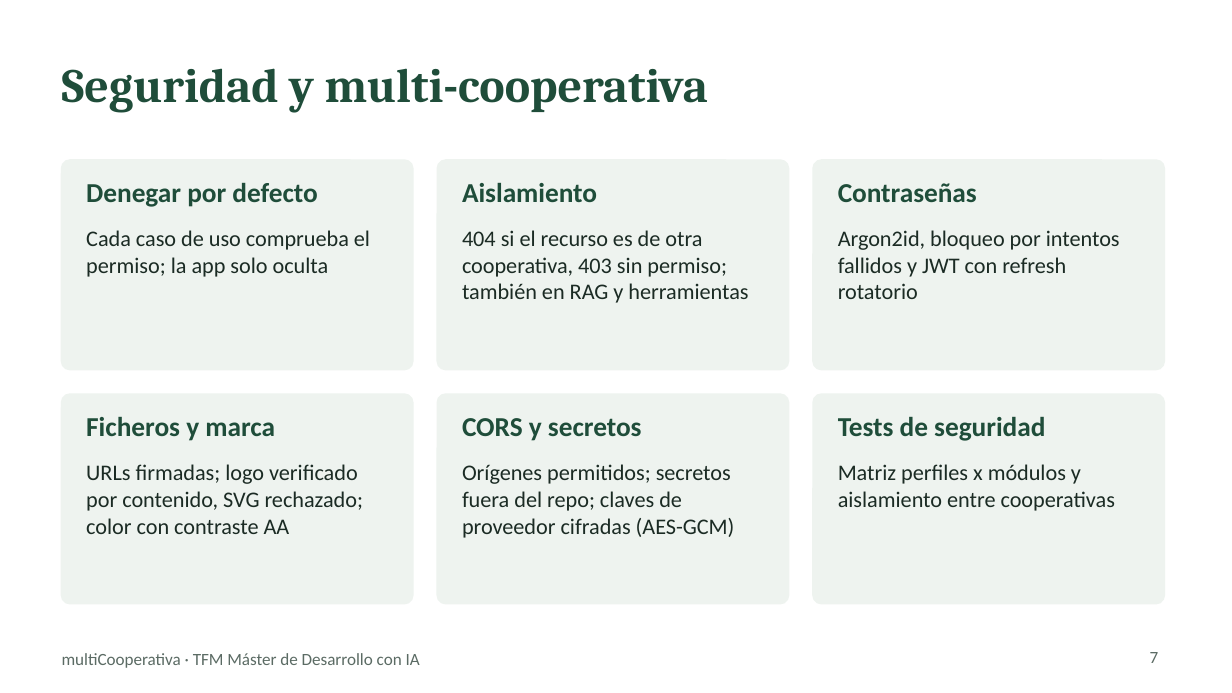
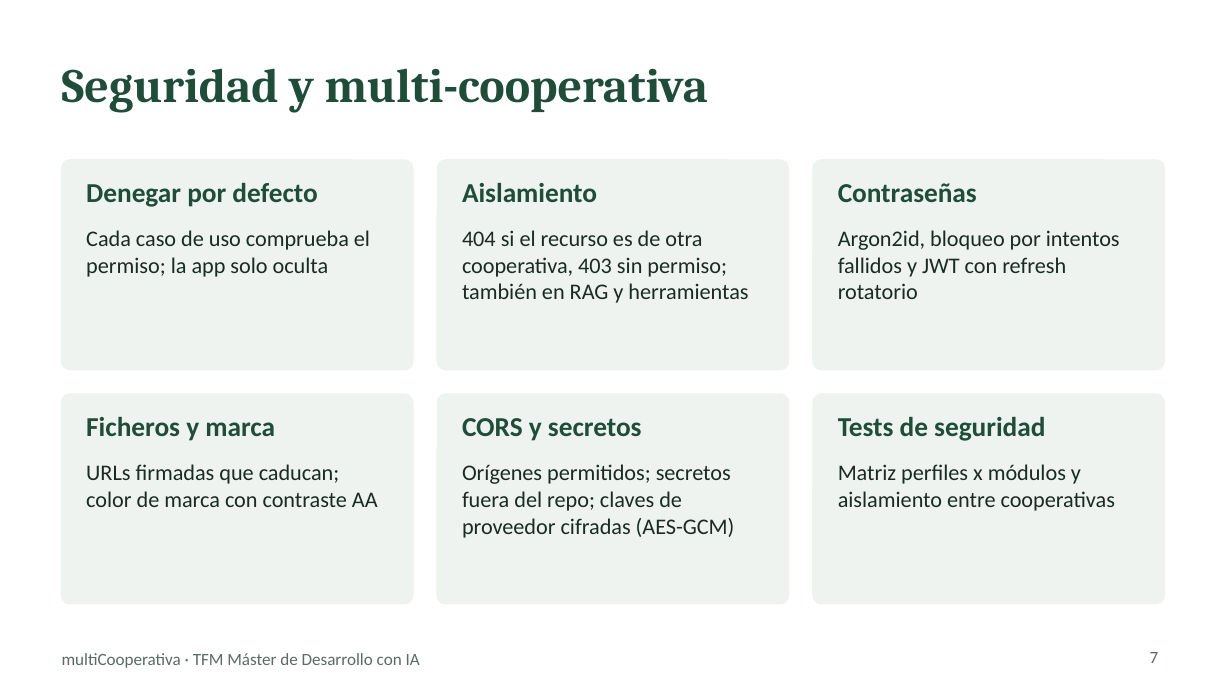
Before and after one commit to chaparro2001/multiCooperativa, a slide deck: slide 7 of docs/slides/multicooperativa-tfm.pptx. Drawn at 1232x693 pixels with LibreOffice and Linux fonts; fonts in the diff are those of the drawing. Boxes give left, top, right and bottom in pixels: in the first picture for what was removed or moved away, otherwise in the second. Text is boxed around its words. In the diff, an @@ line names an element or a change of style, - is before the commit and + after.

```diff
--- a/docs/slides/multicooperativa-tfm.pptx
+++ b/docs/slides/multicooperativa-tfm.pptx
@@ text at <box>86,464,378,507</box>: text changed @@
-URLs firmadas; logo verificado por contenido, SVG rechazado; color con contraste AA
+URLs firmadas que caducan; color de marca con contraste AA
```
Also in this commit, not shown: 4 other slides changed, 1 other file.
